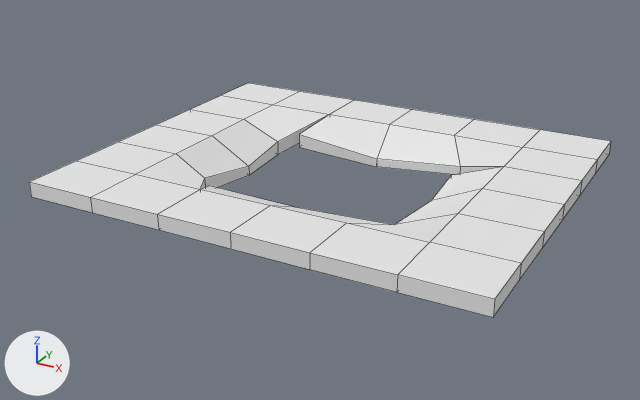
What one commit did to the OBJ model art/3D_Env/3D_Assets/3D_Models/Env_Models/3_WareHouse/RoofBrokenWareHouse.obj.
Camera for both pictures: a 50 mm camera at (5.08, -9.7, 4.32) aimed at (-0.14, -0.2, -0.42). Arrows for +X, +Y and +Z are at lower left; the lights stay in place. The older version comes first. Mesh edges are drawn as thin lines. Where no turn or scale is listed for an object, it has been applied to the vertices. Vertices at exactly the same position are counted once.

Names of what the first picture shows: 'RoofBrokenWareHouse'.
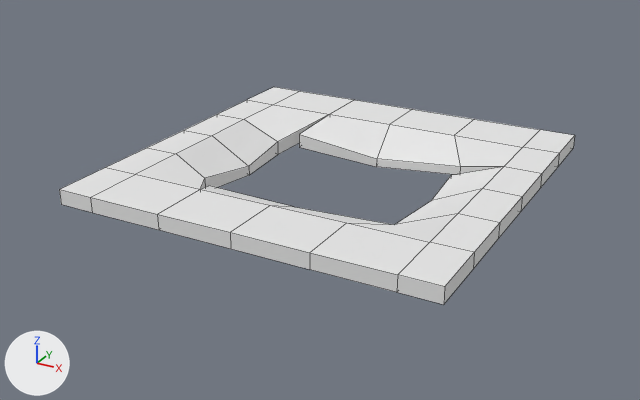
Boxes (x1, y1, x2, y2) around the edits, measured in the pictures (640 x 400 px; the box of a moved part takes in the faces that stretch with it):
'RoofBrokenWareHouse', reshaped (11% narrower, 7% shorter): before (29, 83, 611, 317); after (59, 87, 575, 304)
part 1 of me_roofbrokenwarehouse, moved or reshaped: before (397, 130, 611, 317); after (397, 130, 575, 304)
part 2 of me_roofbrokenwarehouse, moved or reshaped: before (29, 83, 299, 212); after (59, 87, 299, 212)

The change in detail:
me_roofbrokenwarehouse is used by ob_roofbrokenwarehouse; location (0.0, 0.0, 0.0).
me_roofbrokenwarehouse had 102 vertices, 102 faces and spanned x -3.0..3.0, y -2.5..2.5, z -0.44..0.1.
me_roofbrokenwarehouse now has 102 vertices, 102 faces and spans x -2.5..2.5, y -2.5..2.5, z -0.44..0.1.
me_roofbrokenwarehouse part 1: all 14 vertices in x 3.0, y -2.5..2.5, z -0.1..0.1 are moved by (-0.5, 0.0, 0.0).
me_roofbrokenwarehouse part 2: all 14 vertices in x -3.0, y -2.5..2.5, z -0.1..0.1 are moved by (0.5, 0.0, 0.0).
